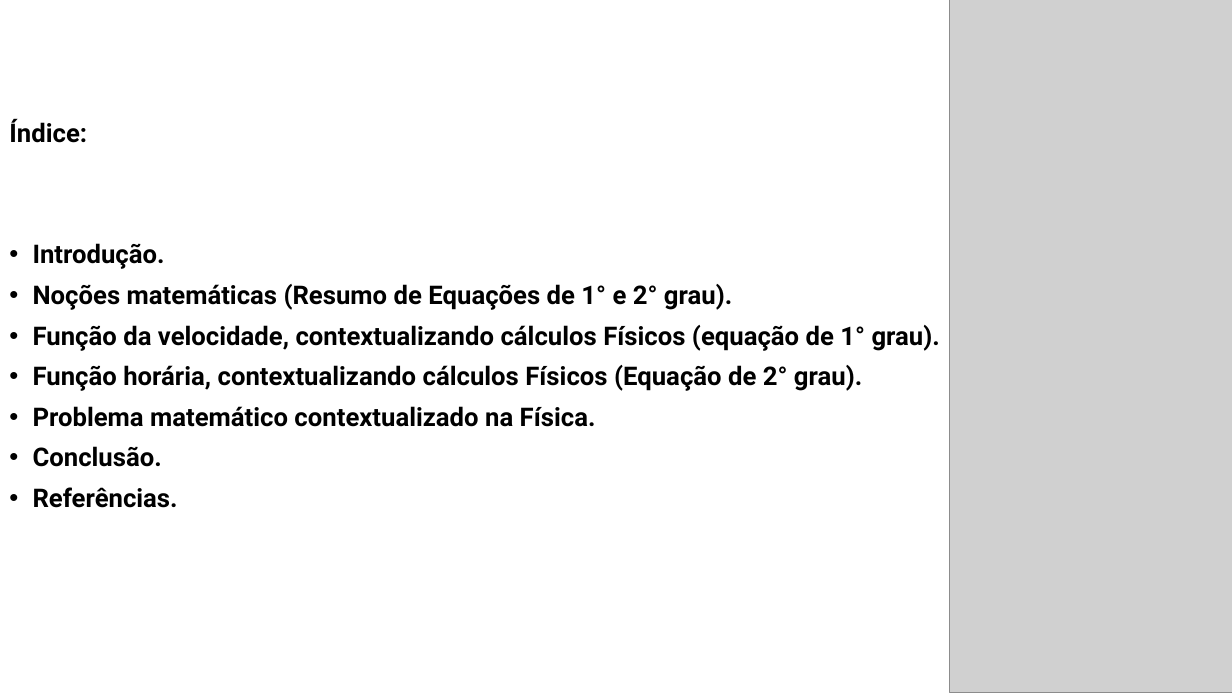
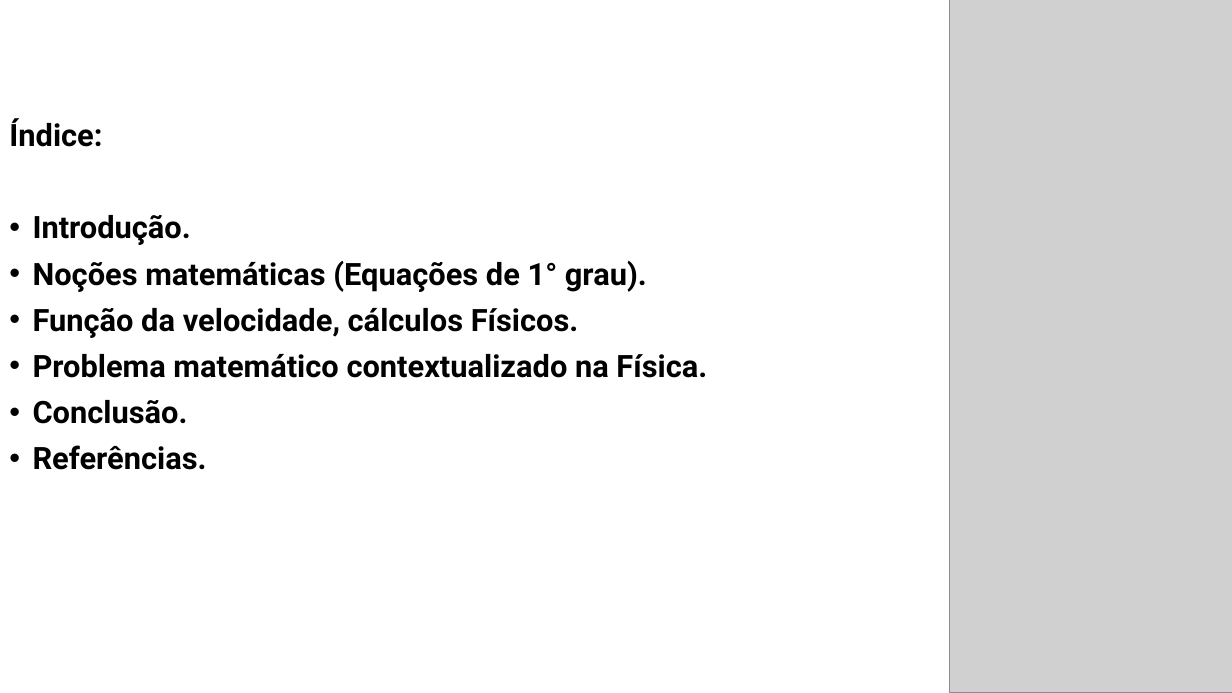
Before and after one commit to Rafael-Silva-Natal/IFRN_apresentacoes, a slide deck: slide 4 of Downloads/Matematica Fundamental.pptx. Drawn at 1232x693 pixels with LibreOffice and Linux fonts; fonts in the diff are those of the drawing; grey boxes stand for pictures. Boxes give left, top, right and bottom in pixels: in the first picture for what was removed or moved away, otherwise in the second. Text is boxed around its words. In the diff, an @@ line names an element or a change of style, - is before the commit and + after.

```diff
--- a/Downloads/Matematica Fundamental.pptx
+++ b/Downloads/Matematica Fundamental.pptx
@@ text at box(9, 118, 707, 470): size 20 to 24 pt in "Índice:", "Introdução.", "Problema matemático contextualizado na Física.", "Conclusão." and 1 more places @@
@@ text at box(33, 261, 647, 338): text changed; size 20 to 24 pt @@
-• Noções matemáticas (Resumo de Equações de 1° e 2° grau).
-• Função da velocidade, contextualizando cálculos Físicos (equação de 1° grau).
-• Função horária, contextualizando cálculos Físicos (Equação de 2° grau).
+• Noções matemáticas (Equações de 1° grau).
+• Função da velocidade, cálculos Físicos.
```
Also in this commit, not shown: 4 other slides changed, 3 slides added, 14 slides removed, 2 other files.
